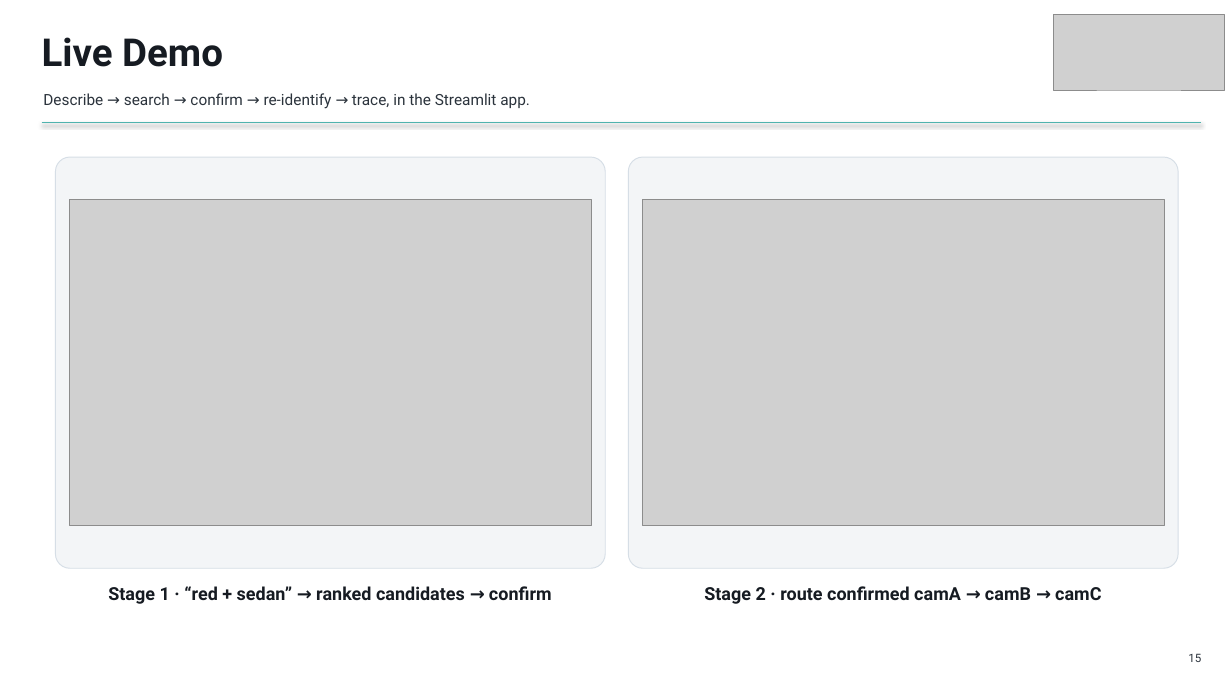
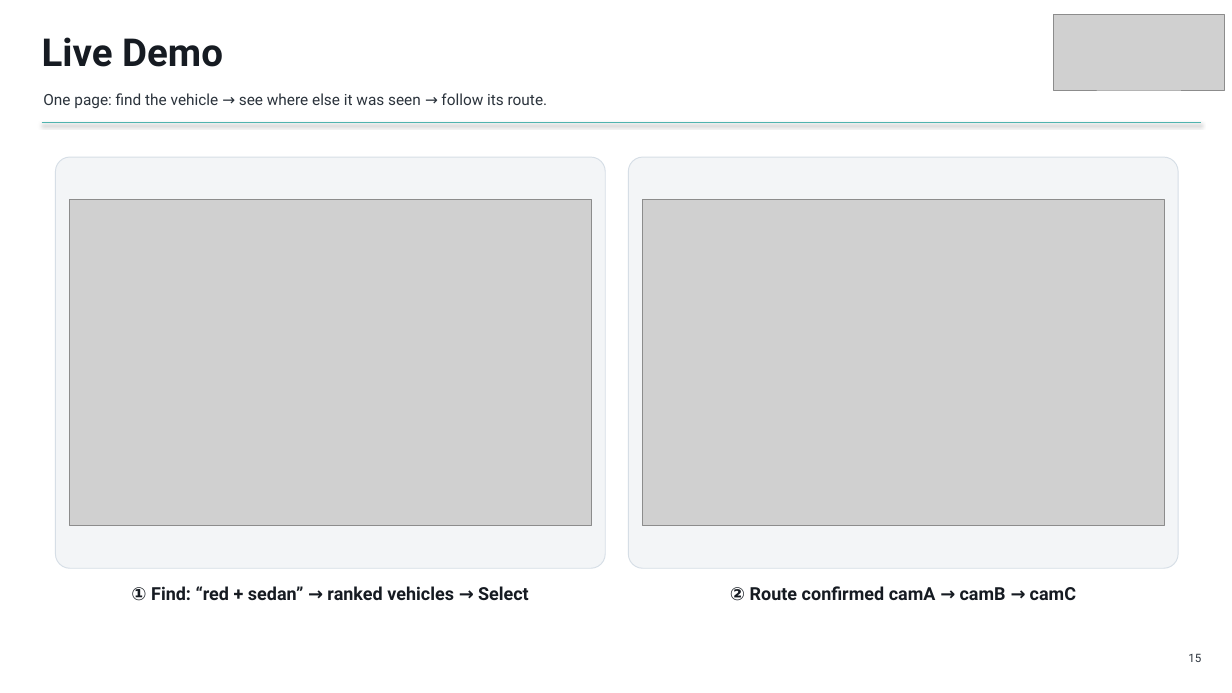
Before and after one commit to GurneetKB/V-Trace, a slide deck: slide 15 of deliverables/V-Trace_Final_Presentation.pptx. Drawn at 1232x693 pixels with LibreOffice and Linux fonts; fonts in the diff are those of the drawing; grey boxes stand for pictures. Boxes give left, top, right and bottom in pixels: in the first picture for what was removed or moved away, otherwise in the second. Text is boxed around its words. In the diff, an @@ line names an element or a change of style, - is before the commit and + after.

```diff
--- a/deliverables/V-Trace_Final_Presentation.pptx
+++ b/deliverables/V-Trace_Final_Presentation.pptx
@@ text at (43, 93, 548, 108): text changed @@
-Describe → search → confirm → re-identify → trace, in the Streamlit app.
+One page: find the vehicle → see where else it was seen → follow its route.
@@ text at (131, 586, 529, 601): text changed @@
-Stage 1 · “red + sedan” → ranked candidates → confirm
+① Find: “red + sedan” → ranked vehicles → Select
@@ text at (730, 586, 1076, 601): text changed @@
-Stage 2 · route confirmed camA → camB → camC
+② Route confirmed camA → camB → camC
```
Also in this commit, not shown: 2 other slides changed, 21 other files.
